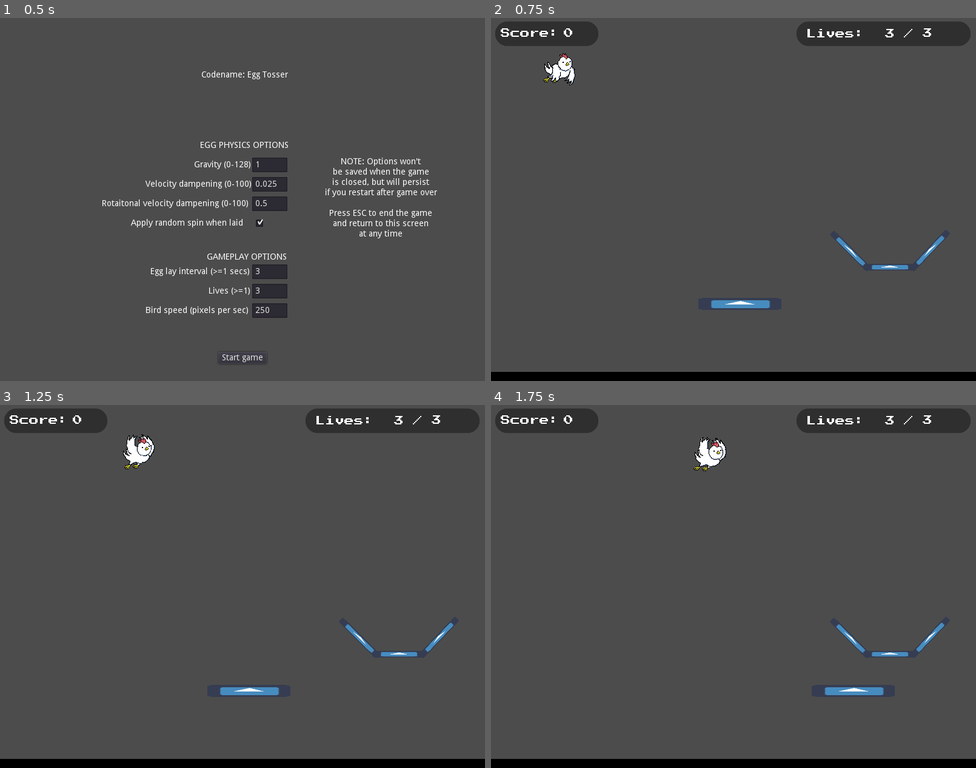
Above: before the commit, frames 1-4 (two rows, left to right).
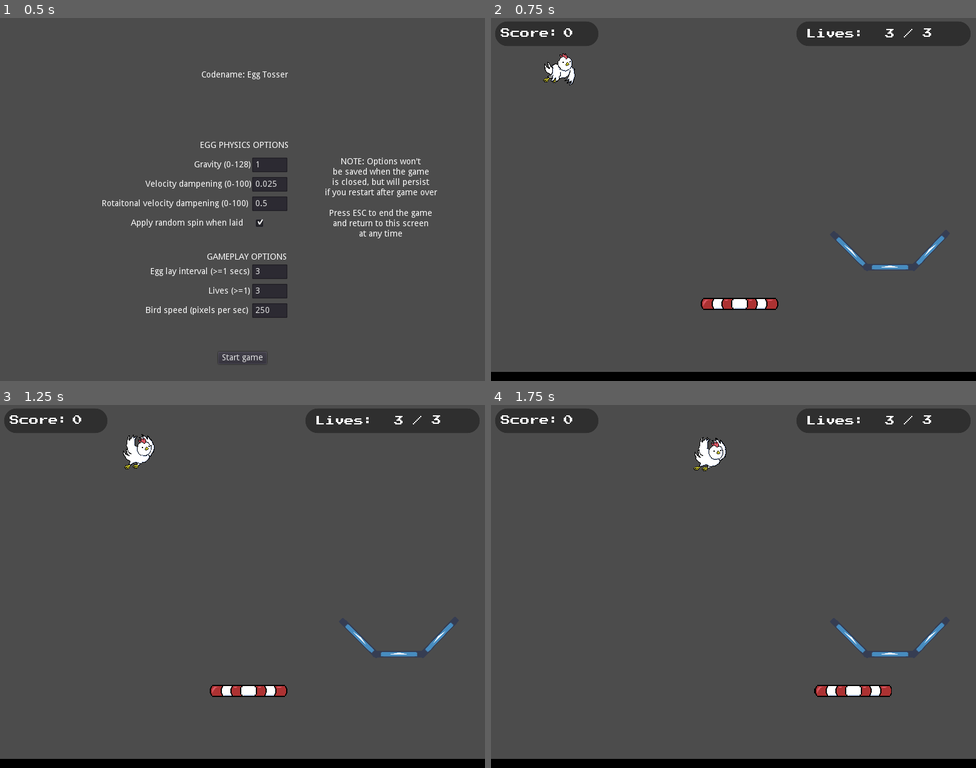
Above: after the commit, the same moments.

Repository: thatnick/fragile
Game: Godot game, scene res://scenes/debug_options.tscn
The game is run twice, just before and just after one commit, with the same random seed, the same clock (stepped at 60 frames per second) and the same inputs. The engine's default icon, where the game draws it, is replaced by a stand-in: a white triangle on a blue panel in a dark square.
Inputs:
- Up to frame 1 (0.5 s): no input
- Up to frame 2 (0.75 s): click "Start game" at 0.5 s
- Up to frame 3 (1.25 s): no input
- Up to frame 4 (1.75 s): hold Right (ui_right) from 1.28 s (still down)

Frame 1 is identical in both runs. In frame 2, 0.5% of the frame differs, in the area x 43-60%, y 77-81%; in frame 3, 0.5%; in frame 4, 0.5%.

Commit message:
Add player sprite

Diff:
--- a/scenes/player.tscn
+++ b/scenes/player.tscn
@@ -1,19 +1,18 @@
 [gd_scene load_steps=4 format=2]
 
 [ext_resource path="res://scripts/player.gd" type="Script" id=1]
-[ext_resource path="res://icon.png" type="Texture" id=2]
+[ext_resource path="res://sprites/lifering.png" type="Texture" id=2]
 
-[sub_resource type="RectangleShape2D" id=1]
-extents = Vector2( 69, 10 )
+[sub_resource type="CapsuleShape2D" id=1]
+height = 107.0
 
 [node name="Player" type="KinematicBody2D"]
 collision_mask = 10
 script = ExtResource( 1 )
 
+[node name="Sprite" type="Sprite" parent="."]
+texture = ExtResource( 2 )
+
 [node name="CollisionShape2D" type="CollisionShape2D" parent="."]
+rotation = 1.5708
 shape = SubResource( 1 )
-
-[node name="TempSprite" type="Sprite" parent="."]
-position = Vector2( 0.500002, 0 )
-scale = Vector2( 2.14063, 0.3125 )
-texture = ExtResource( 2 )
Binary file added: sprites/lifering.png
Not shown, added: sprites/lifering.png.import
